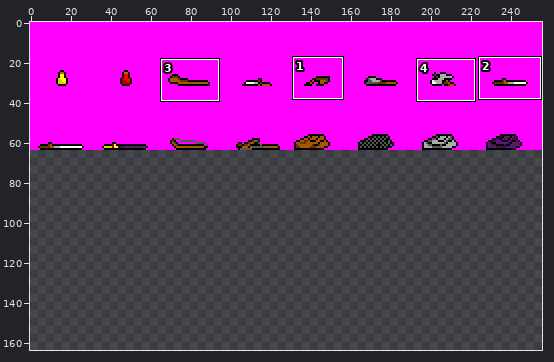
Two states of a sprite sheet, web/img/texItems.png. Above: a wide view before the commit, with the close-up outlined.
Close-up. Earlier state:
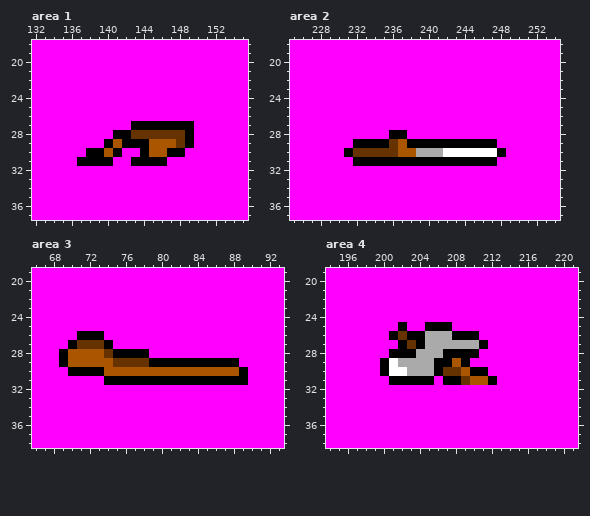
The file is 256x64 pixels. Shown: area 1: x 132..155, y 18..37; area 2: x 225..254, y 18..37; area 3: x 66..93, y 19..38; area 4: x 194..221, y 19..38. The old version is drawn lined up with the new one, on the new canvas. The wide view leaves out empty margins. The commit also changed other parts of the picture, which this record leaves out.
After the commit:
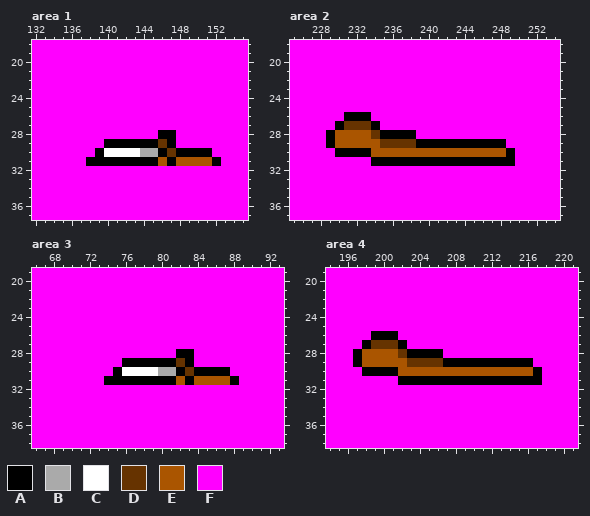
Palette (. is transparent): A #000000  B #aaaaaa  C #ffffff  D #663300  E #aa5500  F #ff00ff
Diff:
canvas 256x64 -> 256x256
Changed rows in their new state; - is an unchanged pixel.
Area 1:
first column x 137:
27 ------FFFFFFF---
28 ----FFFFFAAFF---
29 ----A---ADAFF---
30 -F-CCCCBBAD-AAA-
31 F---AA---EAEEEEA
Area 2:
first column x 229:
26 --AAA----------------
27 -ADDDA---------------
28 AEEEEDA--A-----------
29 AEEEEED-DD---------A-
30 -A-AAEEE--EEEEEEEEEEA
31 ---FF--------------AA
Area 3:
first column x 69:
26 --FFF----------------
27 -FFFFF---------------
28 FFFFFFFFFF---AA------
29 FFFFFFFAAA---D-FFFFF-
30 -FFFFFACCCCBBADAAAAFF
31 -------------E-EEEE-F
Area 4:
first column x 197:
25 -----F--FFF----------
26 --AA-FFFFFFFFF-------
27 -ADDD-FFFFFFFFF------
28 AEEEED-AAAFFFF-------
29 AEEEEEDDDD-A-AAAAAAA-
30 -AA-AEEEEEEE-EEEEEEEA
31 ----F----A--AAA-AAAAA
Changed places in both close-ups, as pixel boxes (x1, y1, x2, y2):
changed: (77, 121, 221, 166)
changed: (326, 112, 515, 166)
changed: (59, 331, 248, 385)
changed: (353, 322, 542, 385)
